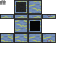
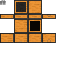
The second 64×64 image is a revision of the first. Changes to its layers:
showed "normal" over (x1=47, y1=14, x2=51, y2=43)
hid "redstone" over (x1=47, y1=14, x2=51, y2=43)
added layer "Honey" above "poisonous" over (x1=0, y1=0, x2=56, y2=43)
hid "veines" over (x1=0, y1=0, x2=56, y2=43)
hid "glowshroom" over (x1=0, y1=0, x2=56, y2=43)
